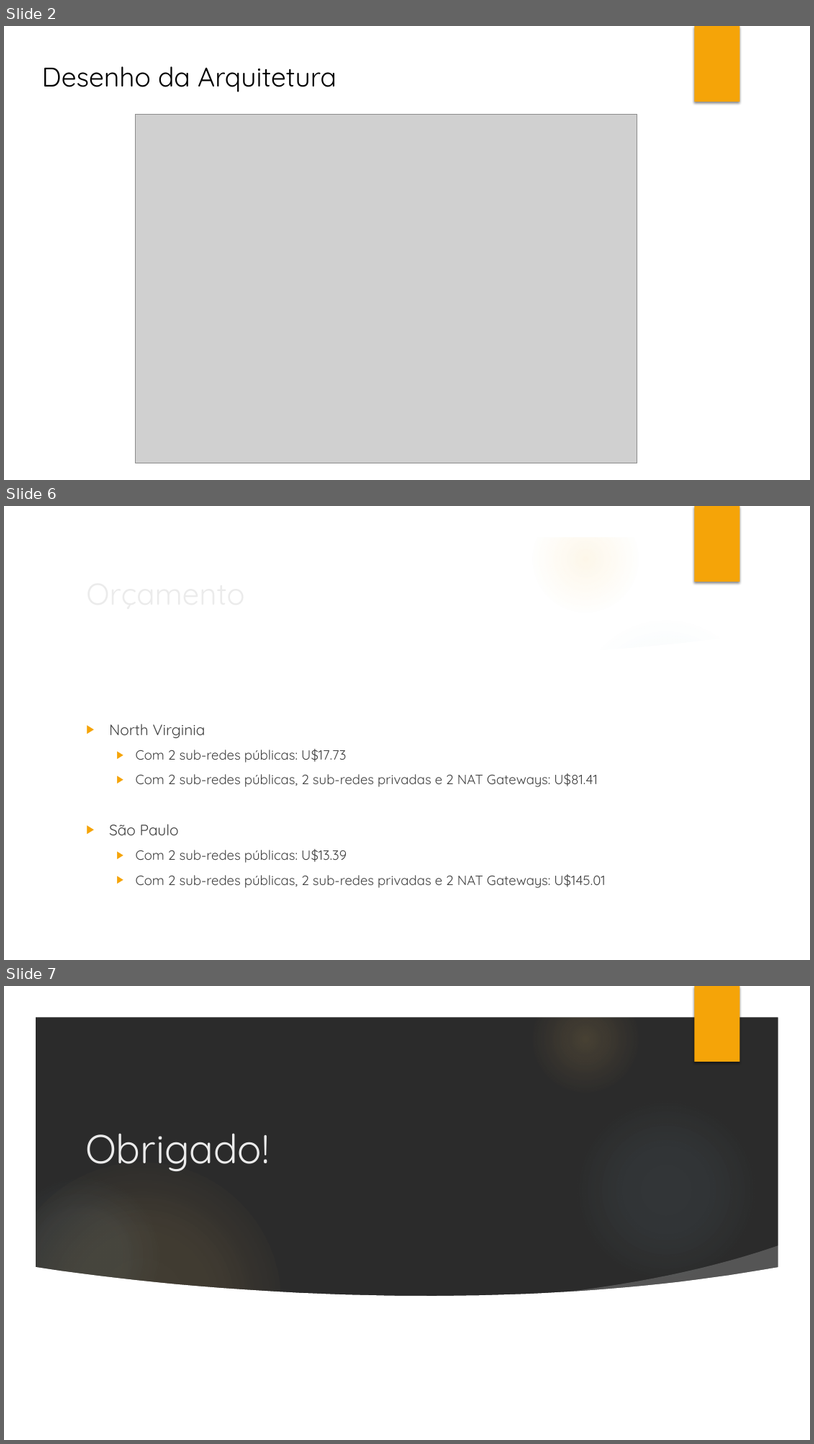
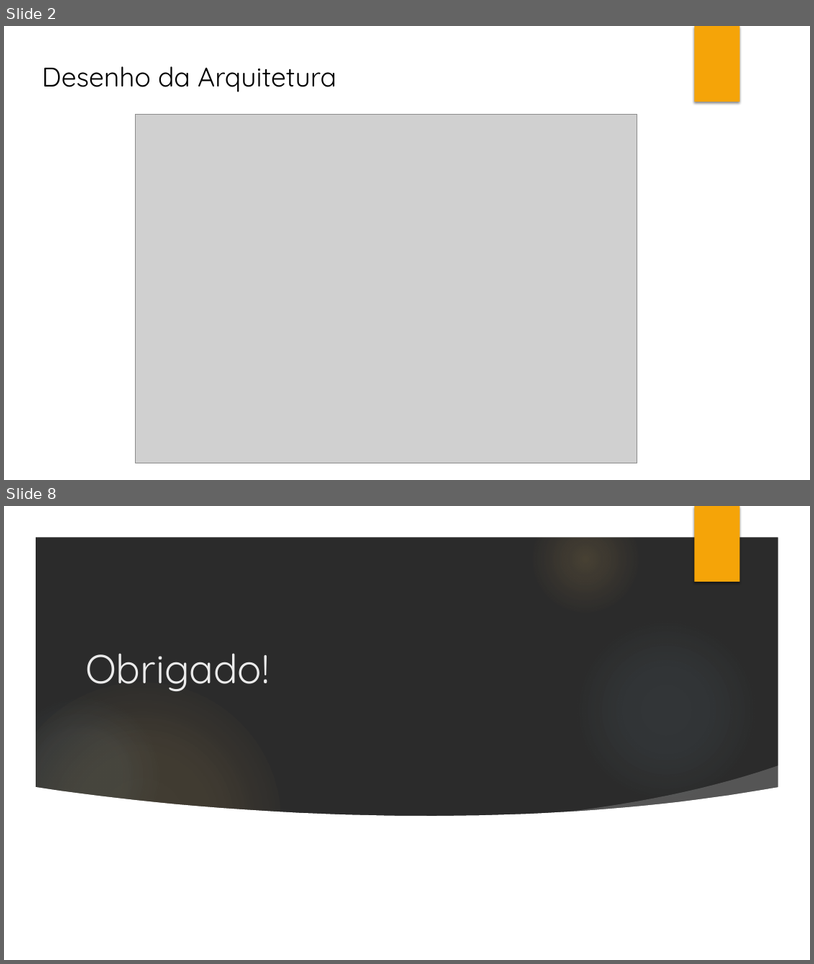
Before and after one commit to JoaoTrevisanMartins/challenge, a slide deck: Segunda Entrega/apresentacao_2a_entrega.pptx. Shown one above the other, each under a label of ours: slides 2, 6 and 7 before the commit, slides 2 and 8 after it; the slides between them are not shown. The pictures are 814x1444 and 814x964 pixels, drawn with LibreOffice and Linux fonts; fonts in the diff are those of the drawing; grey boxes stand for pictures; background and template pictures are left out; a plain dark background stands for a picture behind light text. Boxes give left, top, right and bottom in pixels: in the first picture for what was removed or moved away, otherwise in the second. Text is boxed around its words. In the diff, an @@ line names an element or a change of style, - is before the commit and + after.

```diff
--- a/Segunda Entrega/apresentacao_2a_entrega.pptx
+++ b/Segunda Entrega/apresentacao_2a_entrega.pptx
@@ slide 6 removed at box(4, 506, 810, 960), background picture (left out); not listed: 8 template elements that a slide beside it also shows @@
@@ title removed at box(80, 569, 660, 618) @@
-Orçamento
@@ freeform shape removed at box(565, 607, 785, 672) @@
@@ freeform shape removed at box(34, 629, 780, 929) @@
@@ text removed at box(109, 723, 605, 888) @@
-▶ North Virginia
-  ▶ Com 2 sub-redes públicas: U$17.73
-  ▶ Com 2 sub-redes públicas, 2 sub-redes privadas e 2 NAT Gateways: U$81.41
-▶ São Paulo
-  ▶ Com 2 sub-redes públicas: U$13.39
-  ▶ Com 2 sub-redes públicas, 2 sub-redes privadas e 2 NAT Gateways: U$145.01
@@ what was slide 7 is now slide 8 @@
```
Also in this commit, not shown: 2 slides changed, 3 slides added, 1 other slide removed.
